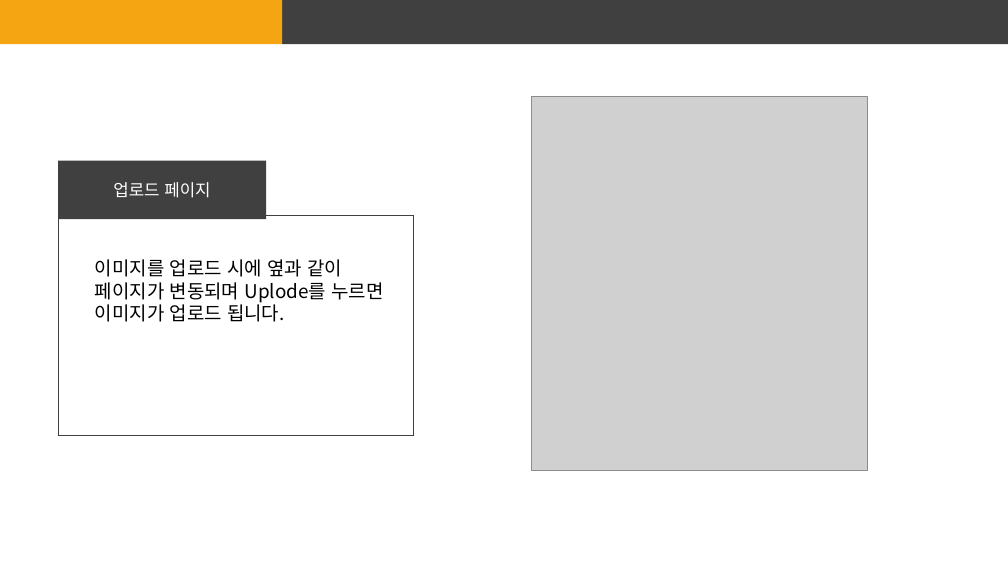
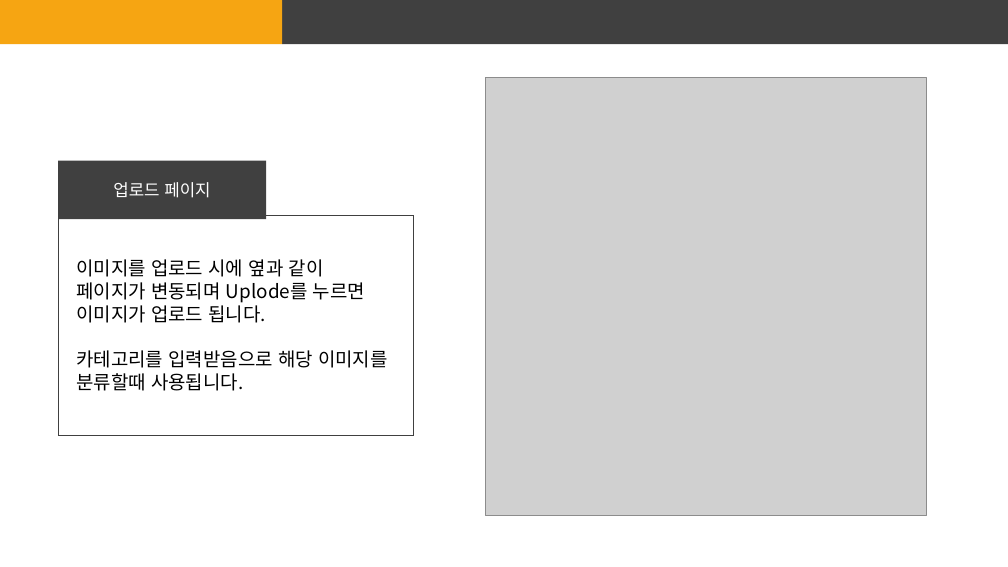
Before and after one commit to GhostSec322/React_Gallery, a slide deck: slide 12 of 4조 웹프레임워크 프로젝트 기획서.pptx. Drawn at 1008x567 pixels with LibreOffice and Linux fonts; fonts in the diff are those of the drawing; grey boxes stand for pictures. Boxes give left, top, right and bottom in pixels: in the first picture for what was removed or moved away, otherwise in the second. Text is boxed around its words. In the diff, an @@ line names an element or a change of style, - is before the commit and + after.

```diff
--- a/4조 웹프레임워크 프로젝트 기획서.pptx
+++ b/4조 웹프레임워크 프로젝트 기획서.pptx
@@ picture: place and size @@
-picture at (532, 97, 867, 470)
+picture at (485, 78, 926, 516)
@@ text "이미지를 업로드 시에 옆과 같이": place and size @@
-text "이미지를 업로드 시에 옆과 같이" at (95, 259, 384, 322)
+text "이미지를 업로드 시에 옆과 같이" at (76, 259, 388, 391)
@@ text at (76, 350, 388, 391): paragraphs added @@
+카테고리를 입력받음으로 해당 이미지를
+분류할때 사용됩니다.
```
Also in this commit, not shown: 3 other slides changed, 3 slides added, 1 other file.
